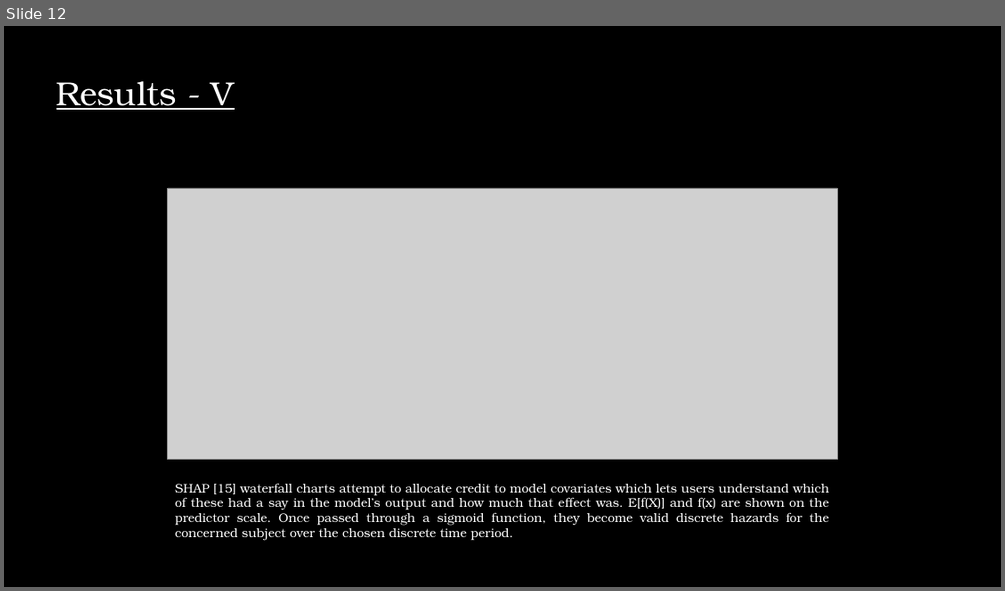
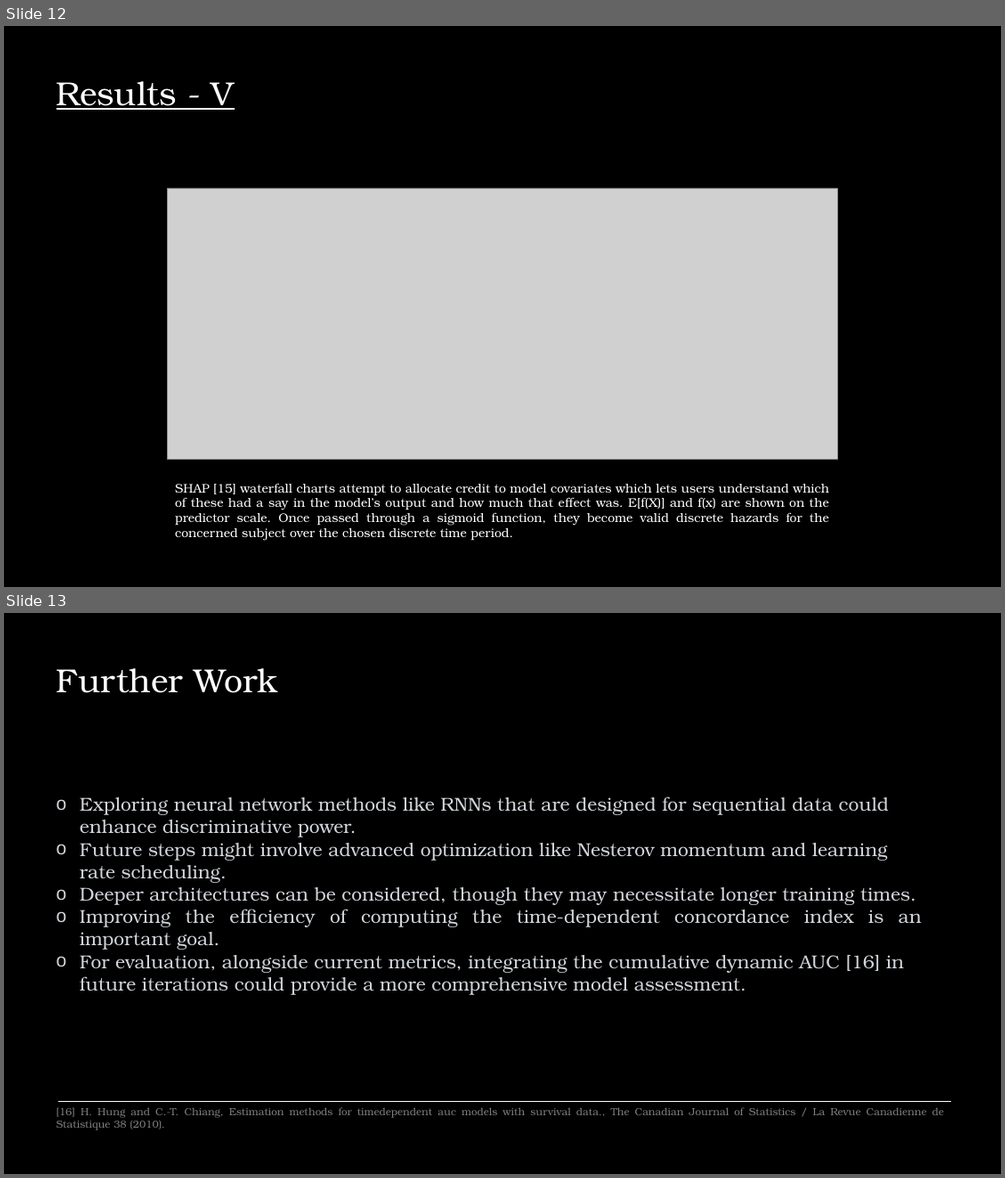
Before and after one commit to sourasen1011/UoE_Research_Project_2023, a slide deck: presentations/powerpoint_presentation/my_presentation.pptx. Shown one above the other, each under a label of ours: slide 12 before the commit, slides 12 and 13 after it. The pictures are 1005x591 and 1005x1178 pixels, drawn with LibreOffice and Linux fonts; fonts in the diff are those of the drawing; grey boxes stand for pictures. Boxes give left, top, right and bottom in pixels: in the first picture for what was removed or moved away, otherwise in the second. Text is boxed around its words. In the diff, an @@ line names an element or a change of style, - is before the commit and + after.

Commit message:
further work added

```diff
--- a/presentations/powerpoint_presentation/my_presentation.pptx
+++ b/presentations/powerpoint_presentation/my_presentation.pptx
@@ slide 13 added at bbox=[4, 613, 1001, 1174], background #000000 @@
@@ text added at bbox=[57, 668, 277, 693], 32 pt, text #FFFFFF @@
+Further Work
@@ text added at bbox=[80, 796, 922, 995], 18 pt, text #D1D5DB @@
+o Exploring neural network methods like RNNs that are designed for sequential data could enhance discriminative power.
+o Future steps might involve advanced optimization like Nesterov momentum and learning rate scheduling.
+o Deeper architectures can be considered, though they may necessitate longer training times.
+o Improving the efficiency of computing the time-dependent concordance index is an important goal.
+o For evaluation, alongside current metrics, integrating the cumulative dynamic AUC [16] in future iterations could provide a more comprehensive model assessment.
@@ text added at bbox=[57, 1107, 944, 1130], 10 pt, text #808080 @@
+[16] H. Hung and C.-T. Chiang, Estimation methods for timedependent auc models with survival data., The Canadian Journal of Statistics / La Revue Canadienne de Statistique 38 (2010).
@@ line added from (57, 1102) to (952, 1102), #FFFFFF 0.5 pt @@
```
Also in this commit, not shown: 1 slide changed, 1 slide removed, 1 other file.
